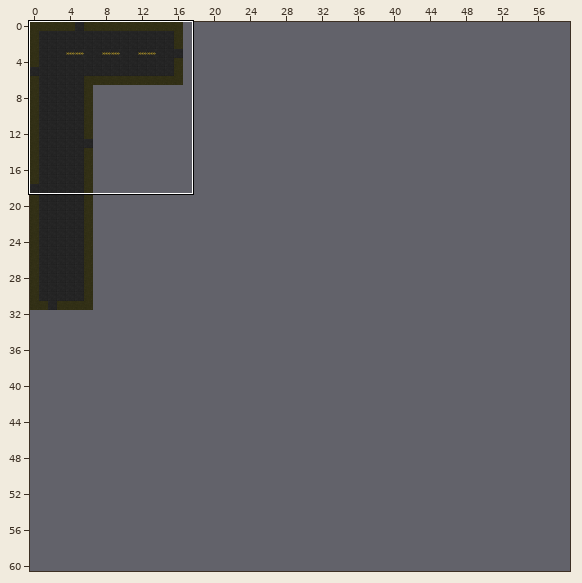
Level history. Tiled map: Zombies Shooter.tmx. Above: a wide view before the commit, with the close-up outlined.
Close-up. The starting point:
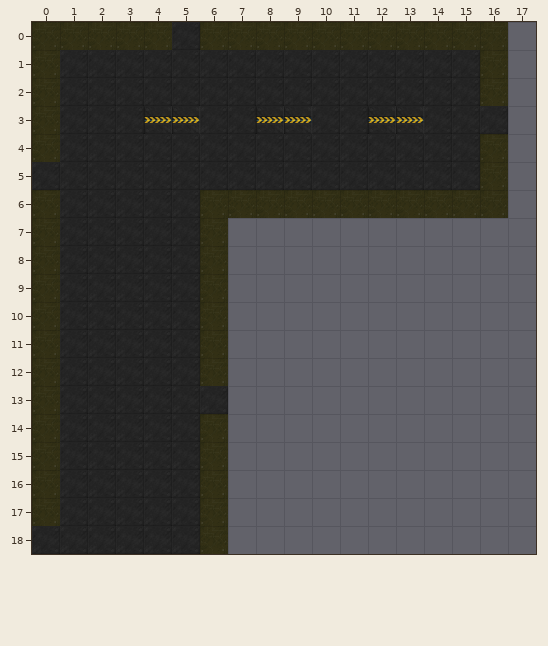
Cells are 64x64 px. Shown: x 0..17, y 0..18. The commit also changed other parts of the map, which this record leaves out. The old version is drawn lined up with the new one.
After the commit:
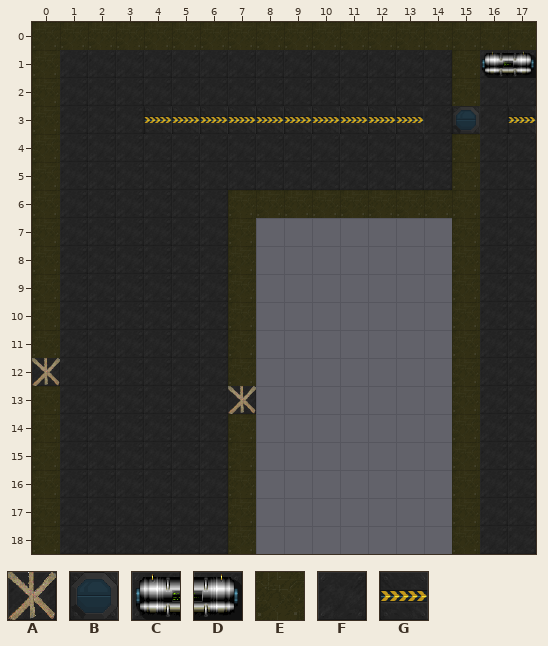
Key: from "space-blks-1.034": A 0, B 238, C 251, D 252; from "tm1": E 8, F 20, G 34.
_ is an empty cell.
The exact change:
map size 32x32 -> 60x61 cells
Layer "Tile Layer 1":
y 0: x 5 F -> _
y 1: x 15 F -> _
y 2: x 15..17 F__ -> _FF
y 3: x 6..7 FF -> GG; x 10..11 FF -> GG; x 17 _ -> G
y 4: x 15..17 F__ -> _FF
y 5: x 0 F -> _; x 15..17 F__ -> _FF
y 6..12: x 6 _ -> F; x 16..17 __ -> FF
y 13: x 16..17 __ -> FF
y 14..17: x 6 _ -> F; x 16..17 __ -> FF
y 18: x 0 F -> _; x 6 _ -> F; x 16..17 __ -> FF
Layer "Walls":
y 0: x 5 _ -> E; x 17 _ -> E
y 1: x 15..17 _E_ -> ECD
y 2: x 15..16 _E -> E_
y 3: x 15 _ -> B
y 4: x 15..16 _E -> E_
y 5: x 0 _ -> E; x 15..16 _E -> E_
y 6: x 6 E -> _; x 16 E -> _
y 7..11: x 6..7 E_ -> _E; x 15 _ -> E
y 12: x 0 E -> A; x 6..7 E_ -> _E; x 15 _ -> E
y 13: x 7 _ -> A; x 15 _ -> E
y 14..17: x 6..7 E_ -> _E; x 15 _ -> E
y 18: x 0 _ -> E; x 6..7 E_ -> _E; x 15 _ -> E
Boxes around the changes in both close-ups, in picture pixels (x1, y1, x2, y2):
changed: (172, 22, 200, 50)
changed: (452, 22, 536, 554)
changed: (200, 106, 256, 134)
changed: (312, 106, 368, 134)
changed: (32, 162, 60, 190)
changed: (200, 190, 256, 554)
changed: (32, 358, 60, 386)
changed: (32, 526, 60, 554)
